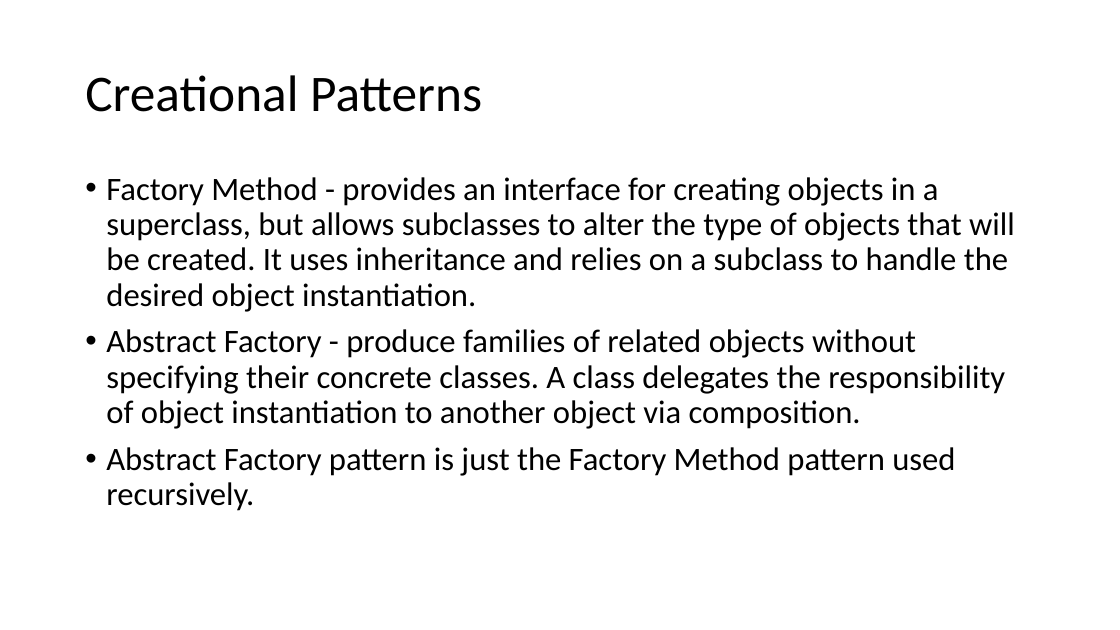
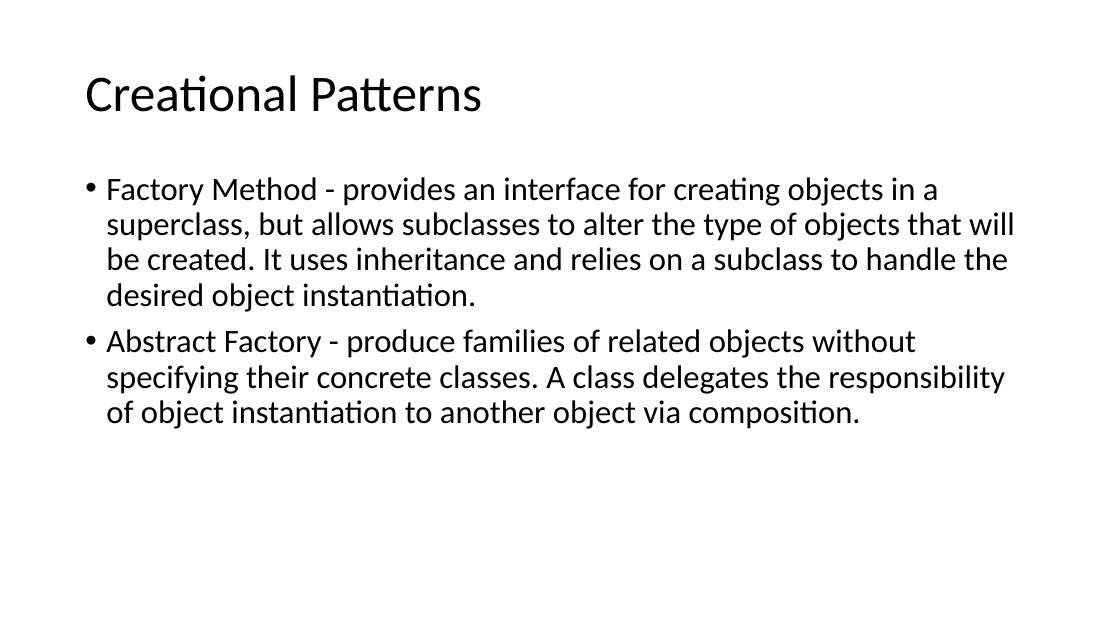
Before and after one commit to ynaman1000/DesignPatterns, a slide deck: slide 3 of Design Patterns.pptx. Drawn at 1120x630 pixels with LibreOffice and Linux fonts; fonts in the diff are those of the drawing. Boxes give left, top, right and bottom in pixels: in the first picture for what was removed or moved away, otherwise in the second. Text is boxed around its words. In the diff, an @@ line names an element or a change of style, - is before the commit and + after.

```diff
--- a/Design Patterns.pptx
+++ b/Design Patterns.pptx
@@ text at (106, 447, 955, 511): paragraph removed @@
-• Abstract Factory pattern is just the Factory Method pattern used recursively.
```
Also in this commit, not shown: 2 other slides changed, 1 slide added, 5 other files.
